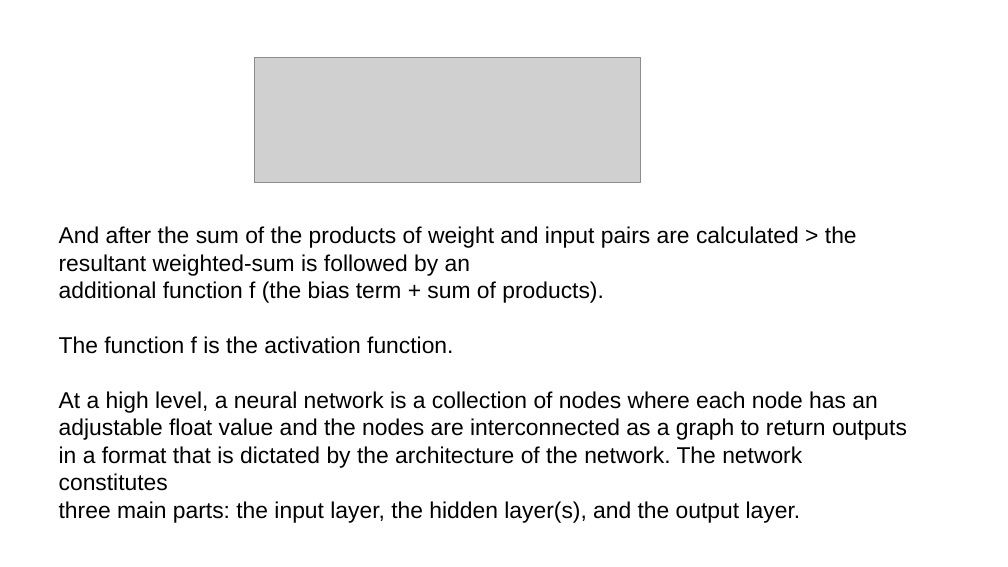
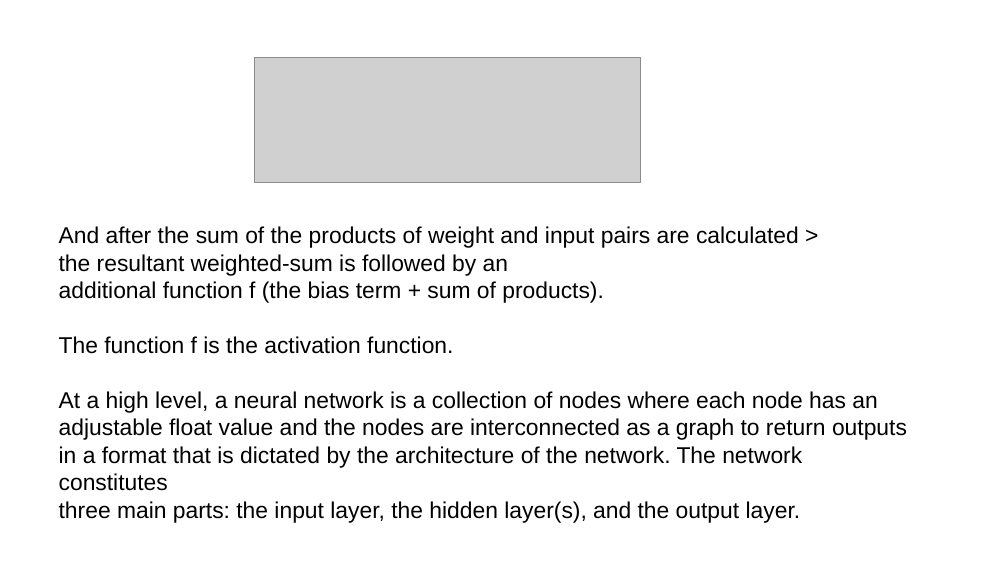
Before and after one commit to rohan-paul/MachineLearning-DeepLearning-Code-for-my-YouTube-Channel, a slide deck: slide 4 of Neural_Network/13-Neural_Network_Forward_and_Back_Propagation_Implementation_From_Scratch_Sept_2021/13-Neural_Network_Forward_Propagation_and_Backpropagation_Implementation_From_Scratch.odp. Drawn at 1008x567 pixels with LibreOffice and Linux fonts; fonts in the diff are those of the drawing; grey boxes stand for pictures. Boxes give left, top, right and bottom in pixels: in the first picture for what was removed or moved away, otherwise in the second. Text is boxed around its words. In the diff, an @@ line names an element or a change of style, - is before the commit and + after.

```diff
--- a/Neural_Network/13-Neural_Network_Forward_and_Back_Propagation_Implementation_From_Scratch_Sept_2021/13-Neural_Network_Forward_Propagation_and_Backpropagation_Implementation_From_Scratch.odp
+++ b/Neural_Network/13-Neural_Network_Forward_and_Back_Propagation_Implementation_From_Scratch_Sept_2021/13-Neural_Network_Forward_Propagation_and_Backpropagation_Implementation_From_Scratch.odp
@@ text at (59,226,799,276): text changed @@
-And after the sum of the products of weight and input pairs are calculated > the resultant weighted-sum is followed by an
+And after the sum of the products of weight and input pairs are calculated >
+the resultant weighted-sum is followed by an
```
Also in this commit, not shown: 2 other slides changed, 2 other files.
